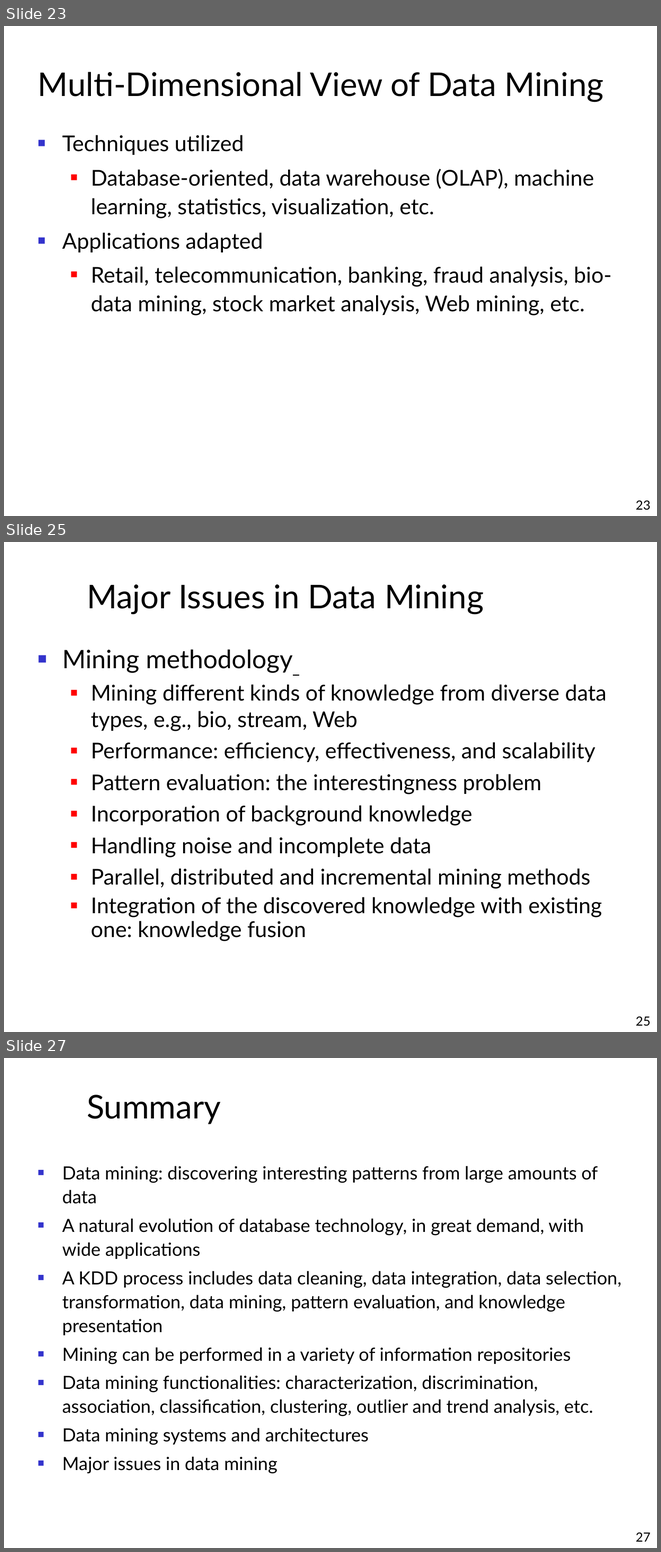
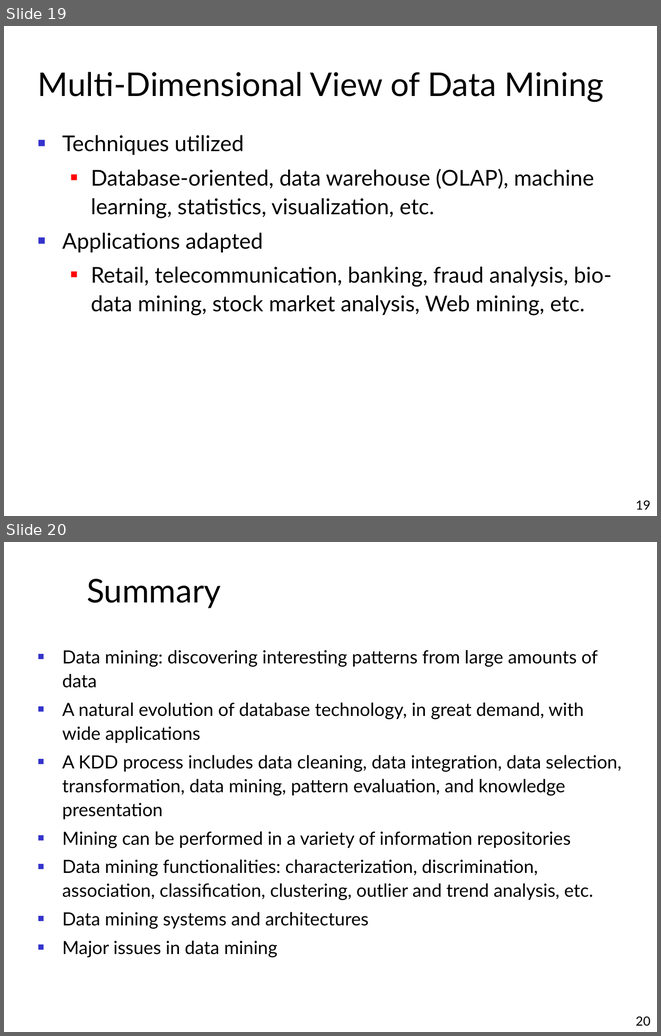
Before and after one commit to alaagamal98/web-based-his, a slide deck: Presentation/Data Mining.ppt. Shown one above the other, each under a label of ours: slides 23, 25 and 27 before the commit, slides 19 and 20 after it; the slides between them are not shown. The pictures are 661x1552 and 661x1036 pixels, drawn with LibreOffice and Linux fonts; fonts in the diff are those of the drawing; background and template pictures are left out. Boxes give left, top, right and bottom in pixels: in the first picture for what was removed or moved away, otherwise in the second. Text is boxed around its words. In the diff, an @@ line names an element or a change of style, - is before the commit and + after.

```diff
--- a/Presentation/Data Mining.ppt
+++ b/Presentation/Data Mining.ppt
@@ slide 25 removed at [4, 542, 657, 1032], background #FFFFFF @@
@@ title removed at [87, 584, 484, 615] @@
-Major Issues in Data Mining
@@ text removed at [62, 649, 607, 941] @@
-■ Mining methodology
-  ■ Mining different kinds of knowledge from diverse data types, e.g., bio, stream, Web
-  ■ Performance: efficiency, effectiveness, and scalability
-  ■ Pattern evaluation: the interestingness problem
-  ■ Incorporation of background knowledge
-  ■ Handling noise and incomplete data
-  ■ Parallel, distributed and incremental mining methods
-  ■ Integration of the discovered knowledge with existing one: knowledge fusion
@@ page number removed at [636, 1016, 651, 1025] @@
-25
@@ what was slide 23 is now slide 19 @@
@@ page number at [636, 500, 651, 509]: text changed @@
-23
+19
@@ what was slide 27 is now slide 20 @@
@@ page number at [636, 1016, 651, 1025]: text changed @@
-27
+20
```
Also in this commit, not shown: 4 slides changed, 6 other slides removed, 1 other file.
